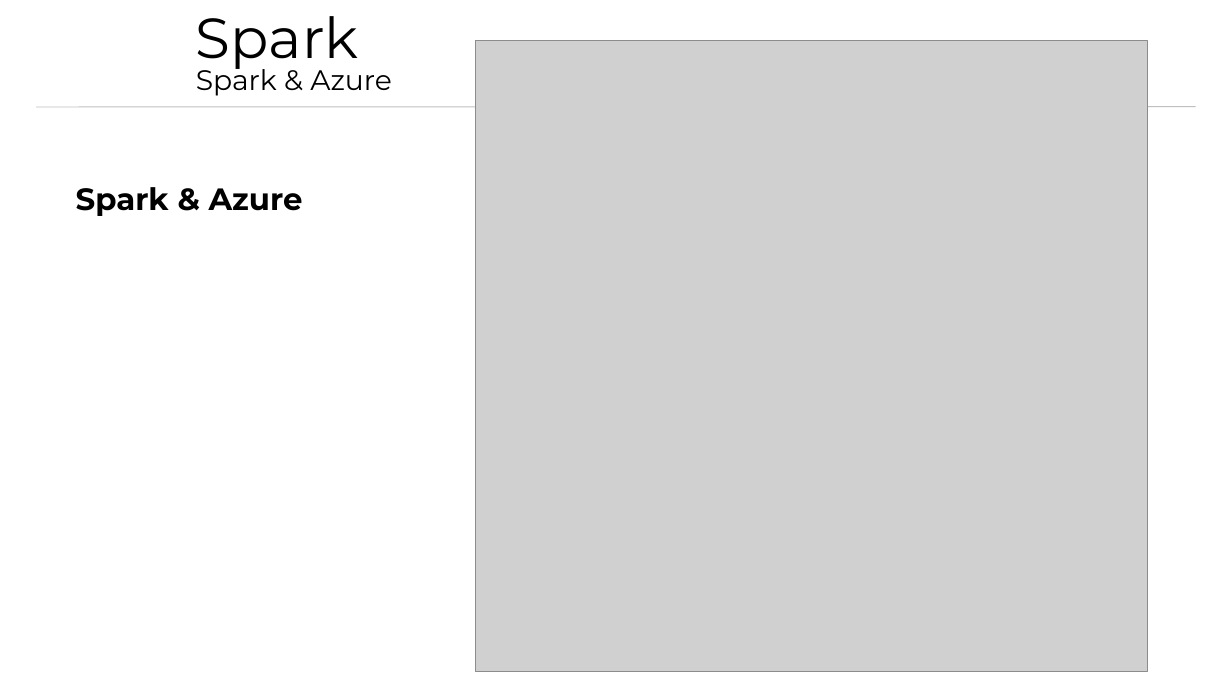
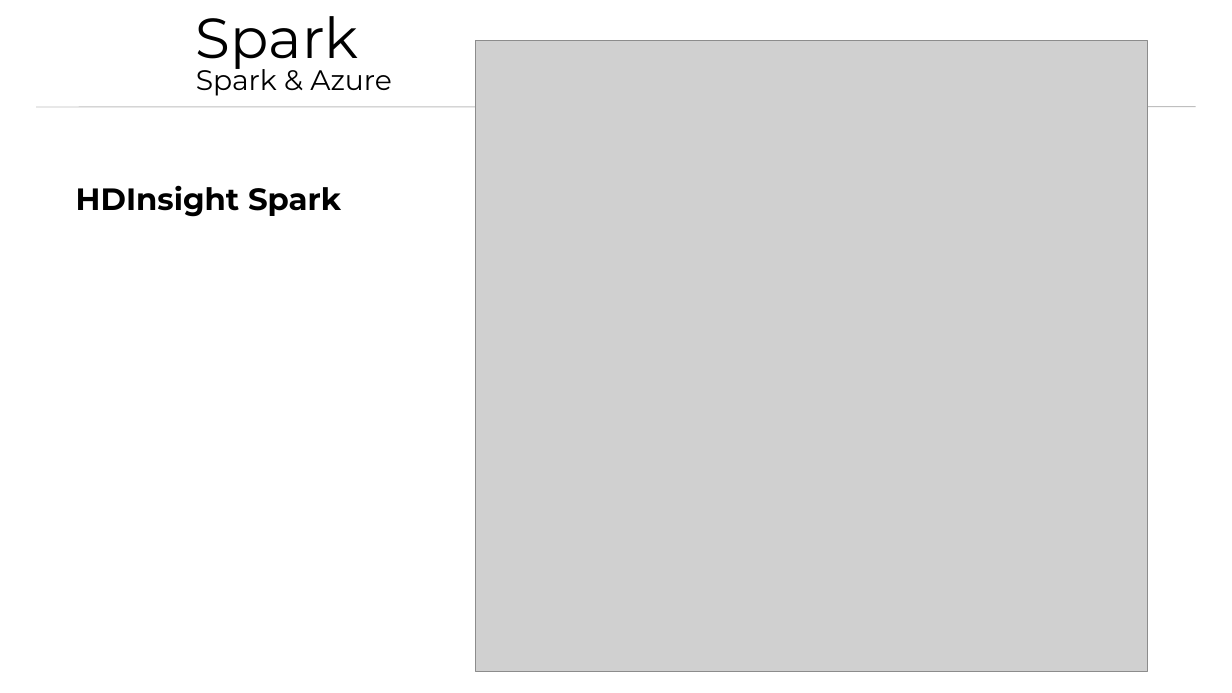
Before and after one commit to AmaelLaurier/HDInsightSpark, a slide deck: slide 17 of Présentation.pptx (slide 16 before the commit). Drawn at 1232x693 pixels with LibreOffice and Linux fonts; fonts in the diff are those of the drawing; grey boxes stand for pictures; background and template pictures are left out. Boxes give left, top, right and bottom in pixels: in the first picture for what was removed or moved away, otherwise in the second. Text is boxed around its words. In the diff, an @@ line names an element or a change of style, - is before the commit and + after.

```diff
--- a/Présentation.pptx
+++ b/Présentation.pptx
@@ text at [76, 185, 341, 217]: text changed @@
-Spark & Azure
+HDInsight Spark
```
Also in this commit, not shown: 5 other slides changed, 2 slides added.
